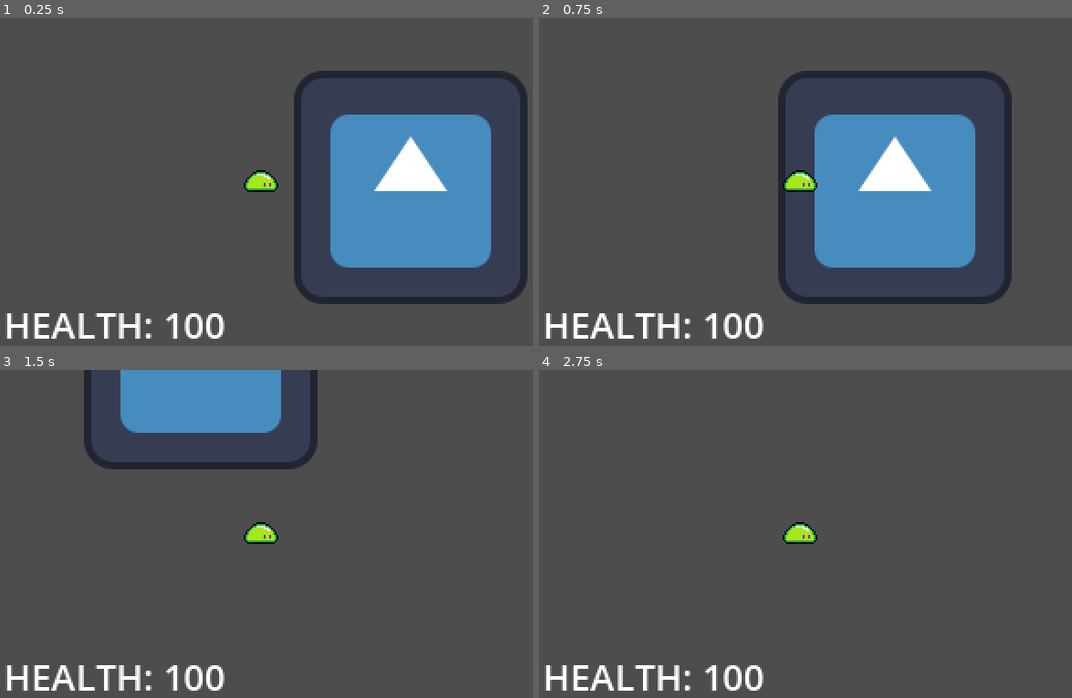
Above: before the commit, frames 1-4 (two rows, left to right).
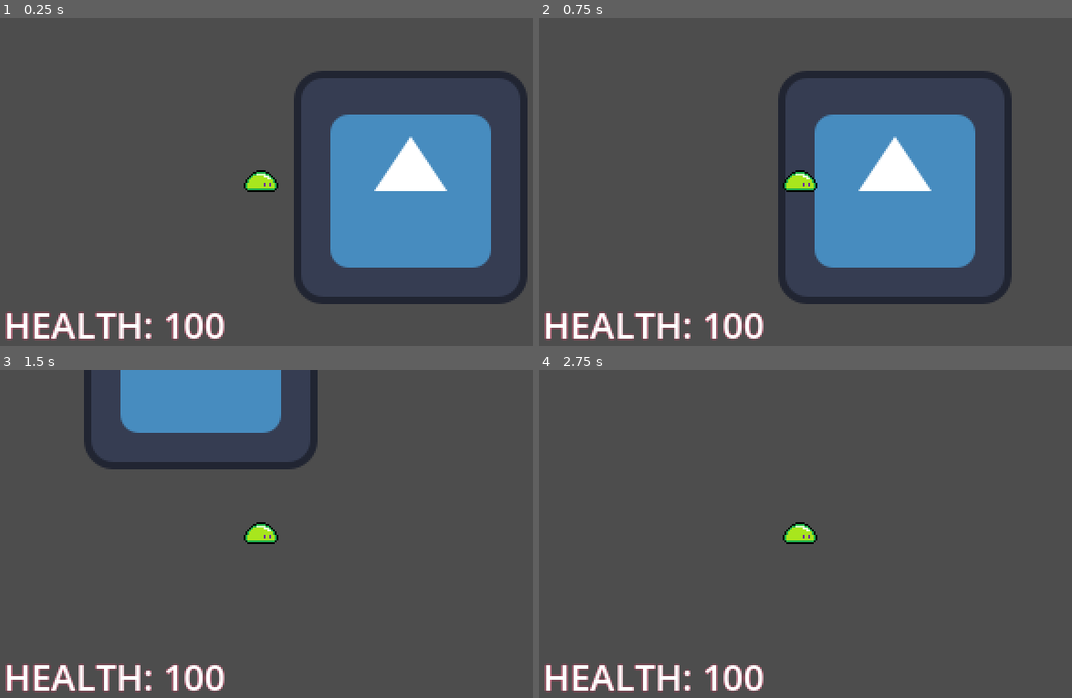
Above: after the commit, the same moments.

Repository: ryderlopeman10-dotcom/haven-dunlap-26-jam
Game: Godot game, scene res://Scenes/test_scene.tscn
Same seed, same stepped clock (60 frames per second), same inputs: the game is played once before the commit and once after it. The engine's default icon, where the game draws it, is replaced by a stand-in: a white triangle on a blue panel in a dark square.
Inputs:
- Up to frame 1 (0.25 s): no input
- Up to frame 2 (0.75 s): tap Enter at 0.5 s; hold D (Right) from 0.53 s (still down)
- Up to frame 3 (1.5 s): tap Space (Jump) at 0.77 s; release D (Right) at 1.28 s; hold S (Down) from 1.28 s (still down)
- Up to frame 4 (2.75 s): tap Space (Jump) at 1.52 s; release S (Down) at 2.03 s; hold D (Right) from 2.03 s (still down)

The runs differ from the first frame. In frame 1, 0.9% of the frame differs, in the area x 1-43%, y 89-99%; in frame 2, 0.9%; in frame 3, 0.9%; in frame 4, 0.9%.

Commit message:
health is now red

Diff:
--- a/haven-project-26/Player/player.tscn
+++ b/haven-project-26/Player/player.tscn
@@ -58,6 +58,8 @@
 
 [sub_resource type="LabelSettings" id="LabelSettings_gwnis"]
 font_size = 20
+outline_size = 1
+outline_color = Color(0.9019608, 0.22352941, 0.38431373, 1)
 
 [node name="Player" type="CharacterBody2D" unique_id=168181456]
 script = ExtResource("1_l8h54")
